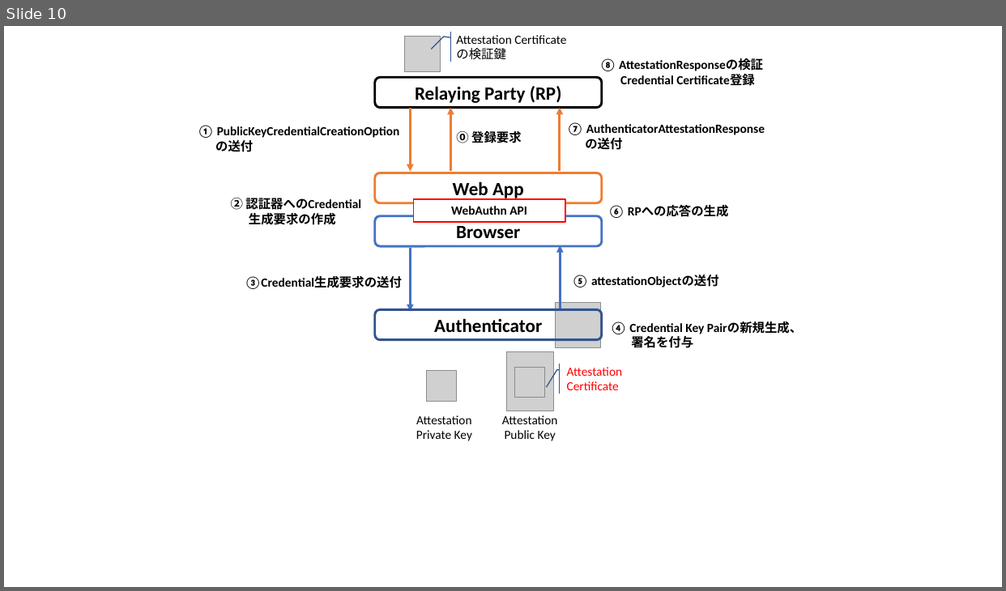
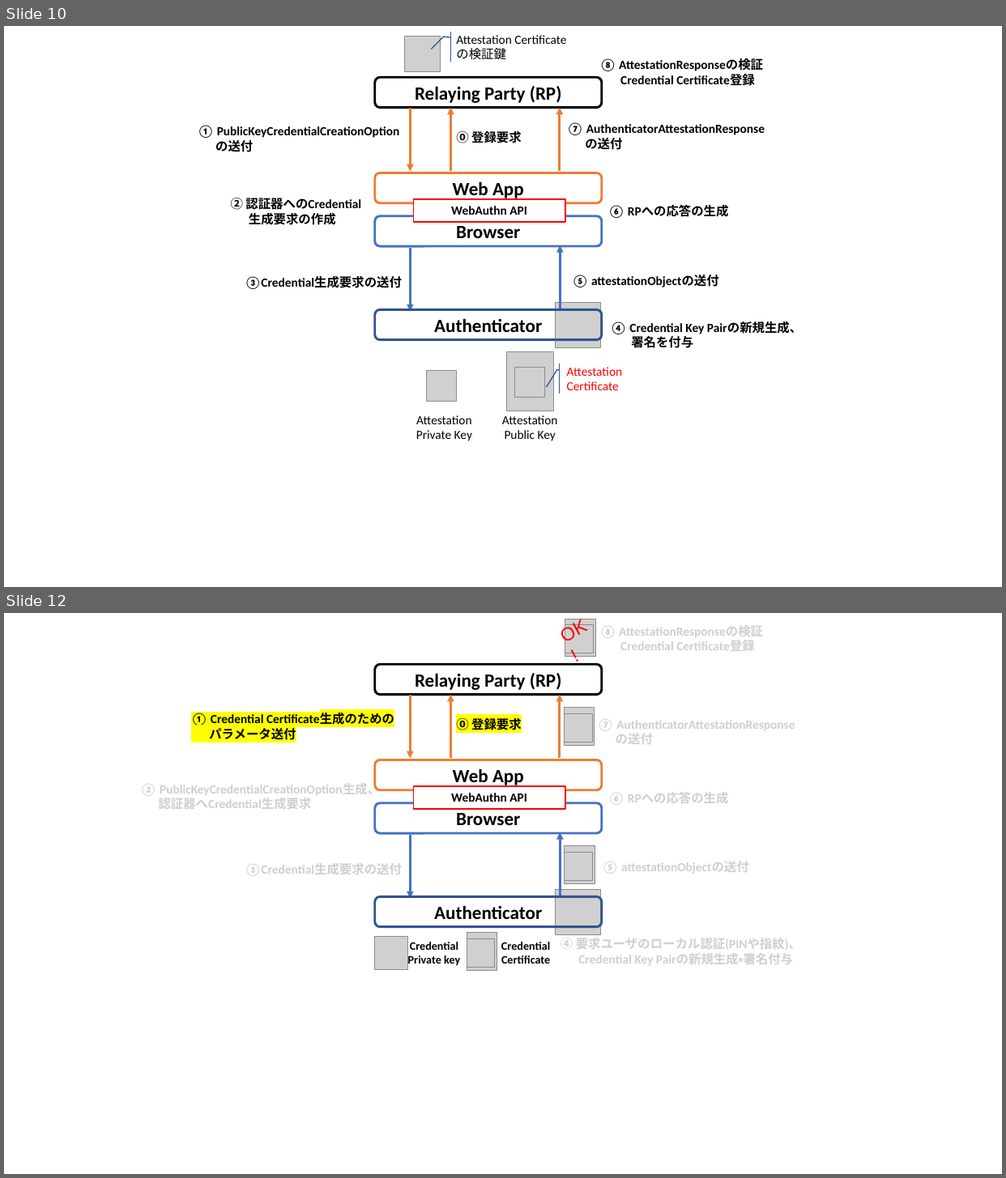
Before and after one commit to junkurihara/class-fido2_webauthn, a slide deck: slides/Figs/figures.pptx. Shown one above the other, each under a label of ours: slide 10 before the commit, slides 10 and 12 after it; the slides between them are not shown. The pictures are 1006x591 and 1006x1178 pixels, drawn with LibreOffice and Linux fonts; fonts in the diff are those of the drawing; grey boxes stand for pictures. Boxes give left, top, right and bottom in pixels: in the first picture for what was removed or moved away, otherwise in the second. Text is boxed around its words. In the diff, an @@ line names an element or a change of style, - is before the commit and + after.

```diff
--- a/slides/Figs/figures.pptx
+++ b/slides/Figs/figures.pptx
@@ slide 12 added at box(4, 613, 1002, 1174), background #FFFFFF @@
@@ text added at box(565, 622, 588, 646), 18 pt, text #FF0000 @@
+OK !
@@ picture added at box(565, 619, 595, 657) @@
@@ picture added at box(565, 625, 593, 653) @@
@@ text added at box(599, 625, 763, 651), 12 pt, text #D0CECE, bold @@
+⑧ AttestationResponseの検証
+Credential Certificate登録
@@ rounded rectangle added at box(374, 665, 602, 695), fill #FFFFFF, outline #000000 2.25 pt, 18 pt, text #000000, bold @@
+Relaying Party (RP)
@@ arrow added from (411, 695) to (411, 758), #ED7D31 2.25 pt @@
@@ arrow added from (451, 758) to (451, 695), #ED7D31 2.25 pt @@
@@ arrow added from (560, 758) to (560, 695), #ED7D31 2.25 pt @@
@@ picture added at box(564, 708, 594, 746) @@
@@ text added at box(191, 713, 394, 740), 12 pt, text #000000, bold @@
+① Credential Certificate生成のための
+パラメータ送付
@@ text added at box(456, 716, 522, 732), 12 pt, text #000000, bold @@
+⓪ 登録要求
@@ picture added at box(564, 714, 592, 742) @@
@@ text added at box(597, 721, 795, 744), 12 pt, text #D0CECE, bold @@
+⑦ AuthenticatorAttestationResponse
+の送付
@@ rounded rectangle added at box(374, 760, 602, 790), fill #FFFFFF, outline #ED7D31 2.25 pt, 18 pt, text #000000, bold @@
+Web App
@@ text added at box(140, 783, 380, 809), 12 pt, text #D0CECE, bold @@
+② PublicKeyCredentialCreationOption生成、
+認証器へCredential生成要求
@@ rounded rectangle added at box(374, 803, 602, 833), fill #FFFFFF, outline #4472C4 2.25 pt, 18 pt, text #000000, bold @@
+Browser
@@ rectangle added at box(414, 786, 565, 808), fill #FFFFFF, outline #FF0000 1.5 pt, 12 pt, text #000000, bold @@
+WebAuthn API
@@ text added at box(608, 792, 729, 805), 12 pt, text #D0CECE, bold @@
+⑥ RPへの応答の生成
@@ arrow added from (411, 835) to (411, 898), #4472C4 2.25 pt @@
@@ arrow added from (560, 896) to (560, 833), #4472C4 2.25 pt @@
@@ picture added at box(565, 846, 594, 884) @@
@@ picture added at box(565, 853, 592, 880) @@
@@ text added at box(245, 863, 402, 876), 12 pt, text #D0CECE, bold @@
+③Credential生成要求の送付
@@ text added at box(602, 861, 749, 874), 12 pt, text #D0CECE, bold @@
+⑤ attestationObjectの送付
@@ rounded rectangle added at box(374, 897, 602, 926), outline #325491 2.25 pt, 18 pt, text #000000, bold @@
+Authenticator
@@ picture added at box(556, 890, 601, 935) @@
@@ picture added at box(374, 937, 408, 971) @@
@@ text added at box(408, 942, 460, 966), 11 pt, text #000000, bold @@
+Credential
+Private key
@@ picture added at box(467, 933, 496, 970) @@
@@ picture added at box(467, 939, 494, 967) @@
@@ text added at box(501, 942, 550, 964), 11 pt, text #000000, bold @@
+Credential
+Certificate
@@ text added at box(560, 938, 801, 965), 12 pt, text #D0CECE, bold @@
+④ 要求ユーザのローカル認証(PINや指紋)、
+Credential Key Pairの新規生成・署名付与
```
Also in this commit, not shown: 1 slide changed, 1 other slide added, 3 other files.
